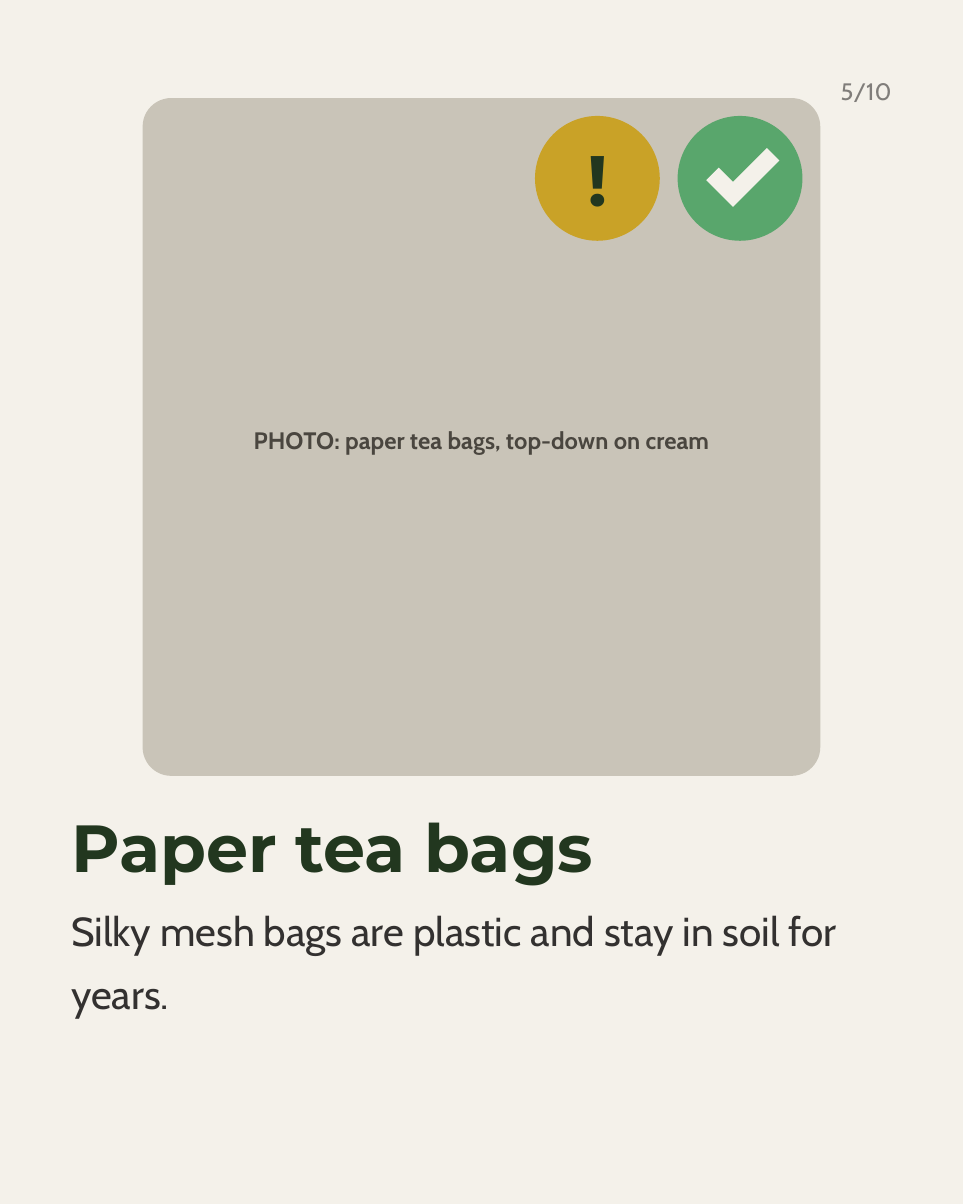
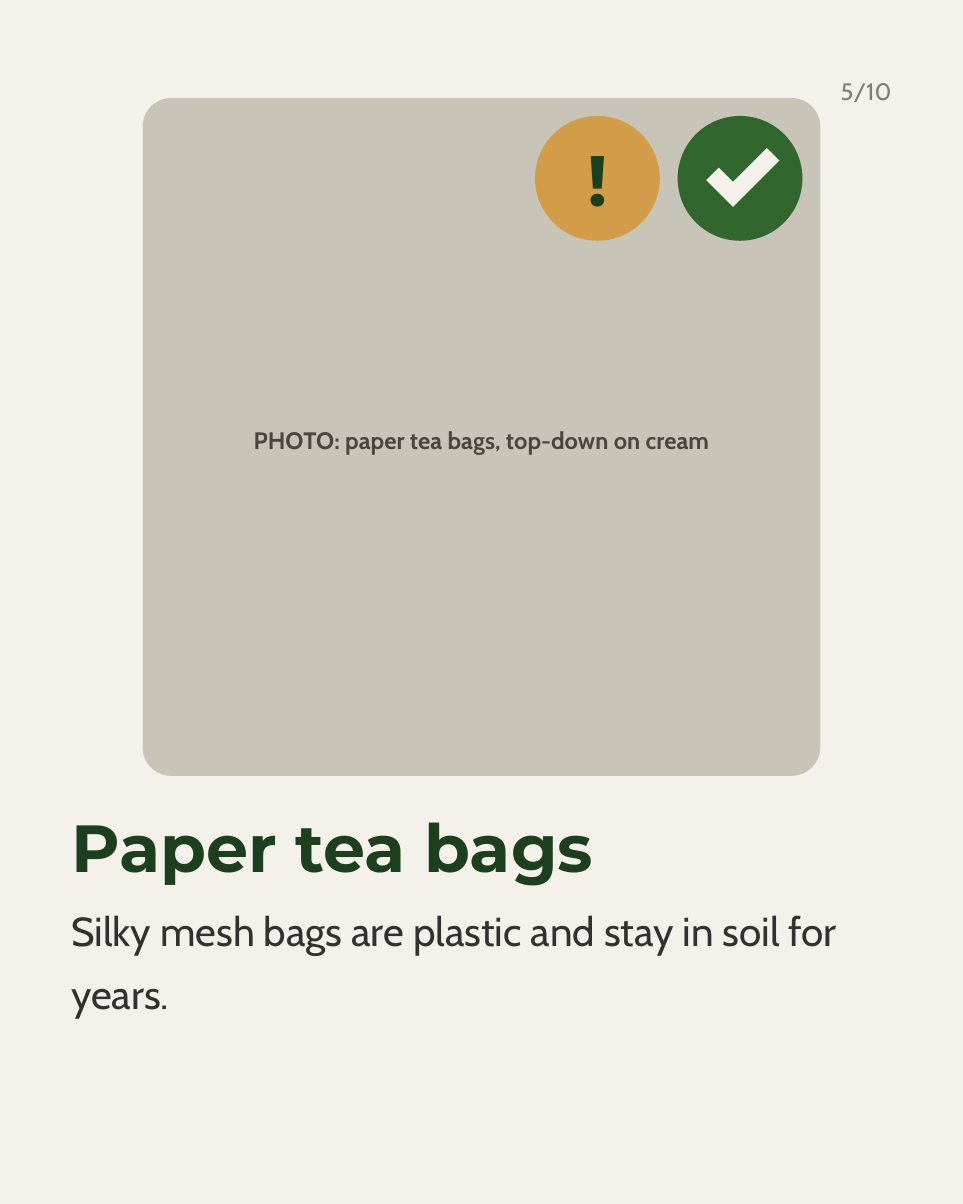
Before and after one commit to linneamoritznyc/SFW-SocialMedia, a slide deck: slide 5 of templates/posts/october/2026-10-17-sat-ig-can-this-go-in-my-compost.pptx. Drawn at 963x1204 pixels with LibreOffice and Linux fonts; fonts in the diff are those of the drawing. Boxes give left, top, right and bottom in pixels: in the first picture for what was removed or moved away, otherwise in the second. Text is boxed around its words. In the diff, an @@ line names an element or a change of style, - is before the commit and + after.

```diff
--- a/templates/posts/october/2026-10-17-sat-ig-can-this-go-in-my-compost.pptx
+++ b/templates/posts/october/2026-10-17-sat-ig-can-this-go-in-my-compost.pptx
@@ background #F4F1EA to #F3F1EA @@
@@ text "!" at (535, 116, 660, 241): text colour #22371F to #1E3F1D @@
@@ ellipse at (535, 116, 660, 241): fill #C9A227 to #D39C48 @@
@@ ellipse at (678, 116, 803, 241): fill #59A66C to #31662F @@
@@ freeform shape at (706, 148, 779, 207): fill #F4F1EA to #F3F1EA @@
```
Also in this commit, not shown: 9 other slides changed, 51 other files.
